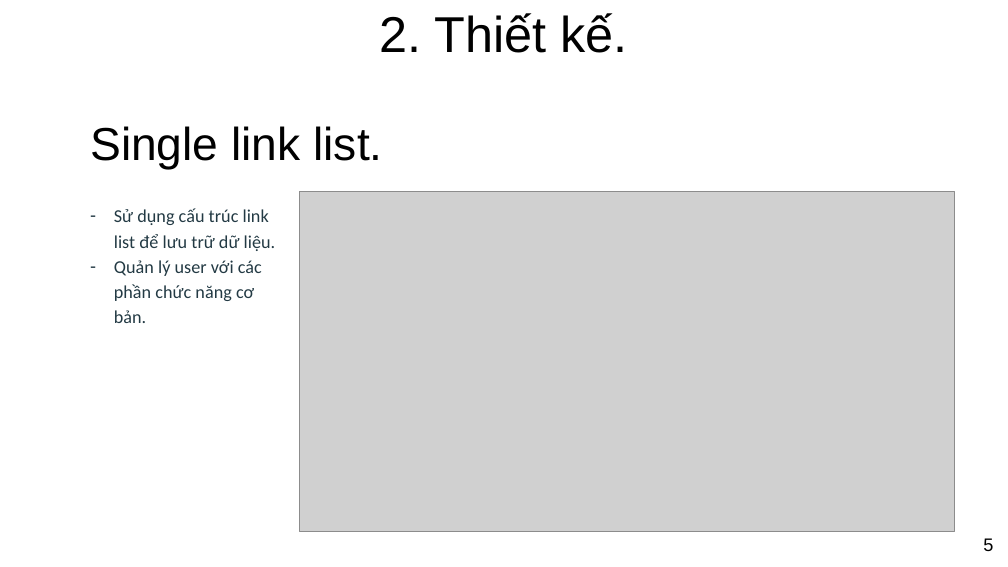
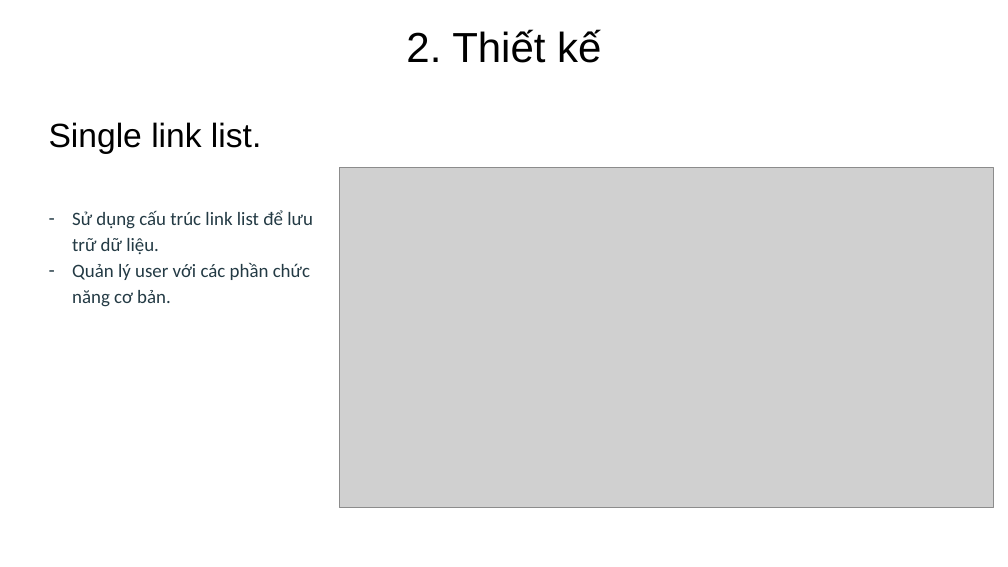
Before and after one commit to tonganh/IT126815, a slide deck: slide 5 of BTL/report/LTM_CHECK_POINT_1.pptx. Drawn at 1008x567 pixels with LibreOffice and Linux fonts; fonts in the diff are those of the drawing; grey boxes stand for pictures; background and template pictures are left out. Boxes give left, top, right and bottom in pixels: in the first picture for what was removed or moved away, otherwise in the second. Text is boxed around its words. In the diff, an @@ line names an element or a change of style, - is before the commit and + after.

```diff
--- a/BTL/report/LTM_CHECK_POINT_1.pptx
+++ b/BTL/report/LTM_CHECK_POINT_1.pptx
@@ title at <box>406,29,601,63</box>: text changed; size 48 to 40 pt @@
-2. Thiết kế.
+2. Thiết kế
@@ title "Single link list.": place and size @@
-title "Single link list." at <box>90,126,382,169</box>
+title "Single link list." at <box>49,122,261,154</box>
@@ title "Single link list." at <box>49,122,261,154</box>: size 44 to 32 pt @@
@@ picture: place and size @@
-picture at <box>299,191,954,532</box>
+picture at <box>340,168,994,508</box>
@@ text "Sử dụng cấu trúc link ...": place and size @@
-text "Sử dụng cấu trúc link ..." at <box>114,208,276,323</box>
+text "Sử dụng cấu trúc link ..." at <box>72,210,313,307</box>
@@ text "Sử dụng cấu trúc link ..." at <box>72,210,313,307</box>: size 17.3 to 18 pt @@
@@ page number removed at <box>983,538,993,551</box> @@
-5
```
Also in this commit, not shown: 5 other slides changed, 1 slide added, 29 other files.
